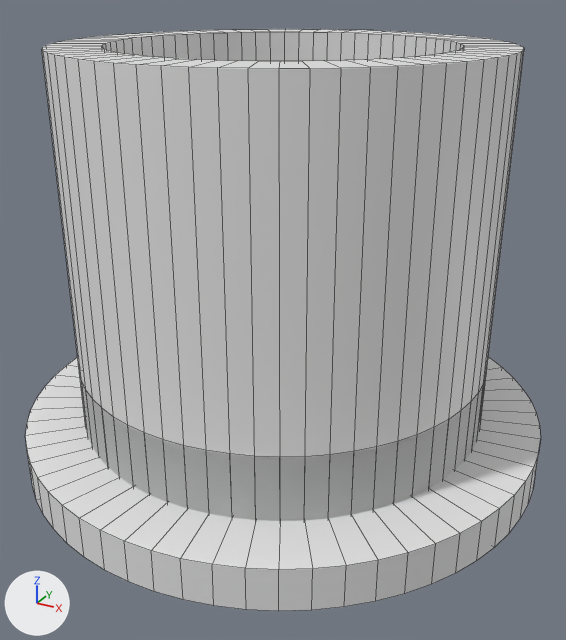
Before and after pictures for a commit that changed the Blender file src/Irina/v1.blend.
The view is the same before and after, from a 50 mm camera at (16.8, -30.6, 20.6) aimed at (0.6, -1.0, 5.8). Lighting does not change. The marker at lower left points along +X, +Y and +Z. Mesh edges are drawn as thin lines.
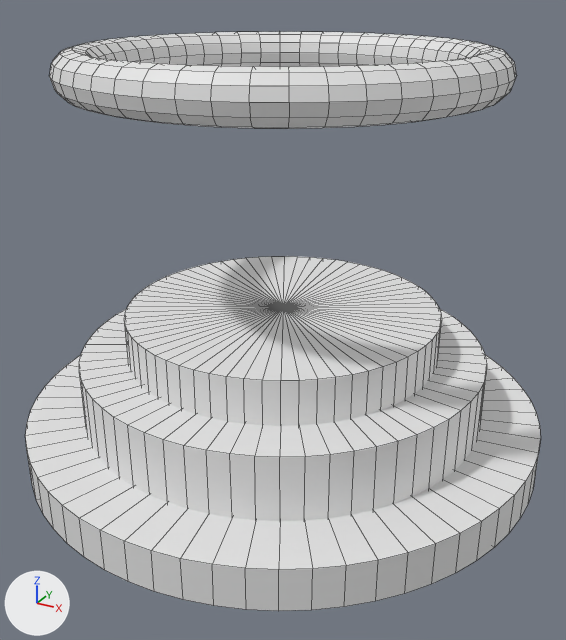
Location of each change, (x1, y1, x2, y2) in pixels of the pictures (566 x 640 px):
'Cylinder.004', hidden
    before: (42, 29, 524, 521)
'Torus', added
    after: (49, 32, 517, 129)
'Cylinder.003', unchanged, uncovered by the edit
    after: (124, 256, 441, 426)
'Cylinder', unchanged, uncovered by the edit
    before: (80, 376, 486, 521)
    after: (79, 309, 487, 521)

Diff of the bpy script that builds the scene:
```diff
--- a/src/Irina/v1.blend.py
+++ b/src/Irina/v1.blend.py
@@ me_cylinder_004 @@
 # used by ob_cylinder_004; location = (0.0, 0.0, 8.5); scale = (0.78, 0.78, 9.74)
-me_cylinder_004.from_pydata(...)  # 382 vertices, 256 faces; spans x -12.5..12.5, y -12.5..12.5, z -1.0..1.0
+me_cylinder_004.from_pydata(...)  # 1719 vertices, 1152 faces; spans x -12.5..12.5, y -12.5..12.5, z -1.0..0.9
+# me_cylinder_004 part 1: 191 vertices moved from x -12.5..12.5, y -12.5..12.5, z 1.0 to x -12.5..12.5, y -12.5..12.5, z 0.9; 1337 vertices added at x -12.5..12.5, y -12.5..12.5, z 0.9
@@ me_torus @@
+me_torus.from_pydata(...)  # a torus around z (ring radius 8.6, tube radius 1.0) spanning x -9.6..9.6, y -9.6..9.6, z -1.0..1.0
@@ ob_cylinder_004 @@
 ob_cylinder_004.scale = (0.78, 0.78, 9.74)
+ob_cylinder_004.hide_set(True)
@@ ob_torus @@
+ob_torus = bpy.data.objects.new('Torus', me_torus)
+ob_torus.location = (0.0, 0.0, 16.97)
```
